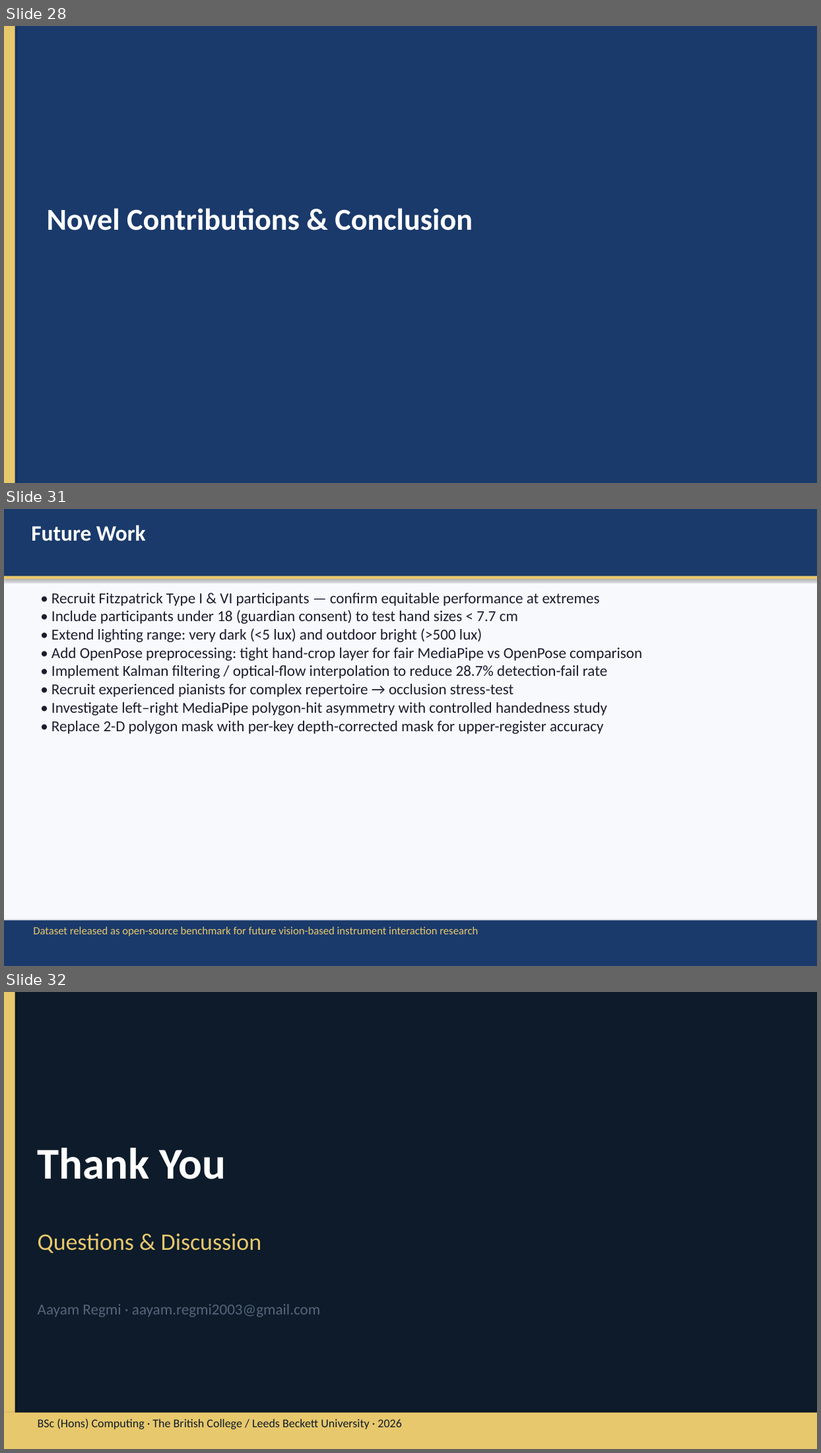
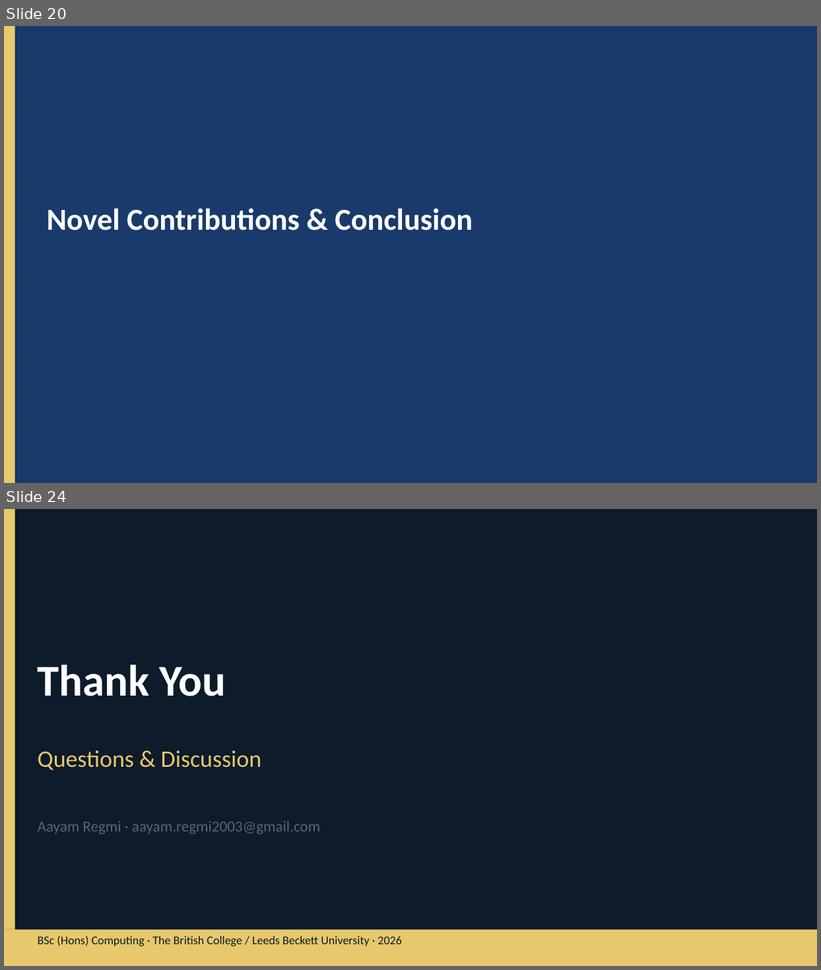
Before and after one commit to AayamRegmi/Comparative-Evaluation-of-Vision-Based-Finger-Tracking-for-Piano-Interaction, a slide deck: Documentation/Piano_Finger_Tracking_Presentation.pptx. Shown one above the other, each under a label of ours: slides 28, 31 and 32 before the commit, slides 20 and 24 after it; the slides between them are not shown. The pictures are 821x1453 and 821x970 pixels, drawn with LibreOffice and Linux fonts; fonts in the diff are those of the drawing. Boxes give left, top, right and bottom in pixels: in the first picture for what was removed or moved away, otherwise in the second. Text is boxed around its words. In the diff, an @@ line names an element or a change of style, - is before the commit and + after.

Commit message:
Update documentation: replace MJMPE with MPJPE in report figures and redesign presentation
- Replace all section-8 chart screenshots in Word report with regenerated MPJPE-labelled plots
- Add MediaPipe-only per-finger MPJPE chart (Fig 8.2.3.b) replacing the combined view
- Redesign PowerPoint to use image placeholders and reduced text across all slides

```diff
--- a/Documentation/Piano_Finger_Tracking_Presentation.pptx
+++ b/Documentation/Piano_Finger_Tracking_Presentation.pptx
@@ slide 31 removed at bbox=[4, 509, 817, 966], background #F7F9FC @@
@@ rectangle removed at bbox=[4, 509, 817, 576] @@
@@ text removed at bbox=[31, 525, 146, 541] @@
-Future Work
@@ rectangle removed at bbox=[4, 576, 817, 579] @@
@@ text removed at bbox=[52, 593, 642, 734] @@
-• Recruit Fitzpatrick Type I & VI participants — confirm equitable performance at extremes
-• Include participants under 18 (guardian consent) to test hand sizes < 7.7 cm
-• Extend lighting range: very dark (<5 lux) and outdoor bright (>500 lux)
-• Add OpenPose preprocessing: tight hand-crop layer for fair MediaPipe vs OpenPose comparison
-• Implement Kalman filtering / optical-flow interpolation to reduce 28.7% detection-fail rate
-• Recruit experienced pianists for complex repertoire → occlusion stress-test
-• Investigate left–right MediaPipe polygon-hit asymmetry with controlled handedness study
-• Replace 2-D polygon mask with per-key depth-corrected mask for upper-register accuracy
@@ rectangle removed at bbox=[4, 921, 817, 966] @@
@@ text removed at bbox=[33, 927, 478, 937] @@
-Dataset released as open-source benchmark for future vision-based instrument interaction research
@@ what was slide 28 is now slide 20 @@
@@ what was slide 32 is now slide 24 @@
```
Also in this commit, not shown: 14 slides changed, 4 slides added, 11 other slides removed, 1 other file.
